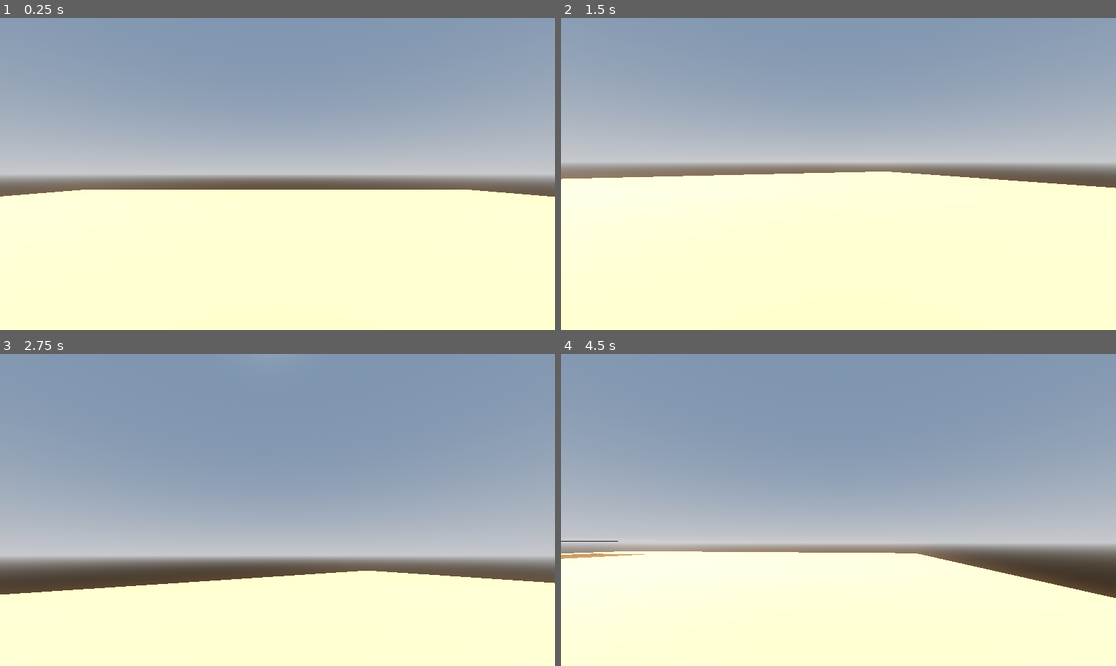
Above: before the commit, frames 1-4 (two rows, left to right).
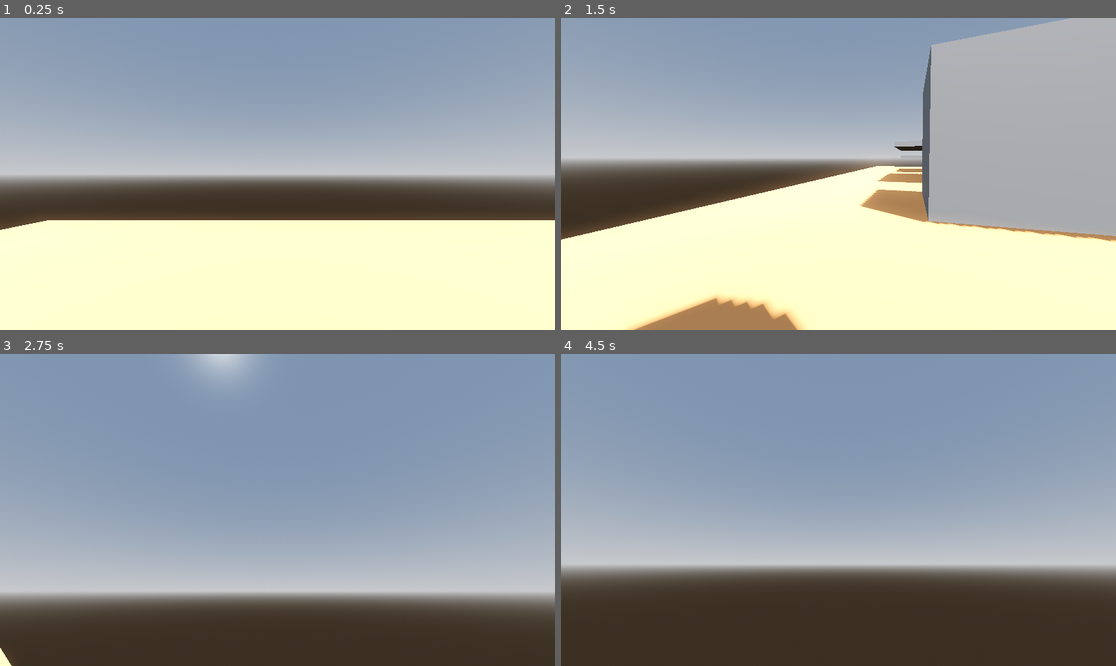
Above: after the commit, the same moments.

Repository: lungcollapser/record
Game: Godot game, scene res://scenes/world.tscn
Same seed, same stepped clock (60 frames per second), same inputs: the game is played once before the commit and once after it.
Inputs (mouse positions are in pixels of both pictures, inside the frame that each line leads up to):
- Up to frame 1 (0.25 s): no input
- Up to frame 2 (1.5 s): tap Enter (ui_accept) at 0.5, 0.77 s; move the mouse to (866, 174) at 0.52 s; hold Shift (sprint, bound only after the commit) 0.53-1.28 s; hold W (forward) from 0.53 s (still down); move the mouse to (810, 174) at 1.27 s; tap Shift (sprint, bound only after the commit) at 1.35 s
- Up to frame 3 (2.75 s): keep holding W (forward); tap Enter (ui_accept) at 1.52 s; move the mouse to (288, 503) at 2.02 s; hold Shift (sprint, bound only after the commit) from 2.03 s (still down)
- Up to frame 4 (4.5 s): keep holding W (forward); move the mouse to (832, 516) at 2.77 s; release Shift (sprint, bound only after the commit) at 2.78 s; tap Shift (sprint, bound only after the commit) at 2.85, 4.35 s; tap Enter (ui_accept) at 3.02, 3.77 s; move the mouse to (877, 513) at 3.52 s; hold Shift (sprint, bound only after the commit) 3.53-4.28 s; move the mouse to (794, 506) at 4.27 s

The runs differ from the first frame. In frame 1, 10% of the frame differs, in the area x 0-100%, y 53-68%; in frame 2, 26%; in frame 3, 39%, in the area x 0-100%, y 0-100%; in frame 4, 39%.

Commit message:
sprint and walk functionality

Diff:
--- a/project.godot
+++ b/project.godot
@@ -14,6 +14,11 @@
 run/main_scene="res://scenes/world.tscn"
 config/features=PackedStringArray("4.3", "Forward Plus")
 config/icon="res://icon.svg"
+
+[display]
+
+window/size/viewport_width=1920
+window/size/viewport_height=1080
 
 [input]
 
@@ -37,3 +42,8 @@
 "events": [Object(InputEventKey,"resource_local_to_scene":false,"resource_name":"","device":-1,"window_id":0,"alt_press …(192 unchanged characters)…
 ]
 }
+sprint={
+"deadzone": 0.5,
+"events": [Object(InputEventKey,"resource_local_to_scene":false,"resource_name":"","device":-1,"window_id":0,"alt_pressed":false,"shift_pressed":false,"ctrl_pressed":false,"meta_pressed":false,"pressed":false,"keycode":0,"physical_keycode":4194325,"key_label":0,"unicode":0,"location":0,"echo":false,"script":null)
+]
+}
--- /dev/null
+++ b/scenes/dead_body.tscn
@@ -0,0 +1,21 @@
+[gd_scene load_steps=4 format=3 uid="uid://cfqnnebvepiiw"]
+
+[ext_resource type="Script" path="res://scenes/deadbody_3d.gd" id="1_mijl4"]
+
+[sub_resource type="CapsuleMesh" id="CapsuleMesh_4whc4"]
+
+[sub_resource type="CapsuleShape3D" id="CapsuleShape3D_yak6a"]
+
+[node name="deadbody" type="Node3D"]
+
+[node name="deadbody3d" type="CharacterBody3D" parent="."]
+transform = Transform3D(0.735, 0, 0, 0, 0.735, 0, 0, 0, 0.735, 0, 0, 0)
+script = ExtResource("1_mijl4")
+
+[node name="deadbodymesh" type="MeshInstance3D" parent="deadbody3d"]
+transform = Transform3D(1, 0, 0, 0, -4.37114e-08, -1, 0, 1, -4.37114e-08, 0, 0, 0)
+mesh = SubResource("CapsuleMesh_4whc4")
+
+[node name="deadbodyshape" type="CollisionShape3D" parent="deadbody3d"]
+transform = Transform3D(1, 0, 0, 0, -4.37114e-08, -1, 0, 1, -4.37114e-08, 0, 0, 0)
+shape = SubResource("CapsuleShape3D_yak6a")
--- /dev/null
+++ b/scenes/deadbody_3d.gd
@@ -0,0 +1,8 @@
+extends CharacterBody3D
+
+func _physics_process(delta: float) -> void:
+	# Add the gravity.
+	if not is_on_floor():
+		velocity += get_gravity() * delta
+
+	move_and_slide()
--- /dev/null
+++ b/scenes/player_character.tscn
@@ -0,0 +1,25 @@
+[gd_scene load_steps=4 format=3 uid="uid://c81a8r0lsdkx2"]
+
+[ext_resource type="Script" path="res://scenes/playerbody_3d.gd" id="1_4ac26"]
+
+[sub_resource type="CapsuleMesh" id="CapsuleMesh_22t87"]
+
+[sub_resource type="CapsuleShape3D" id="CapsuleShape3D_k2ria"]
+
+[node name="playernode" type="Node3D"]
+
+[node name="playerbody3d" type="CharacterBody3D" parent="."]
+script = ExtResource("1_4ac26")
+
+[node name="playermesh" type="MeshInstance3D" parent="playerbody3d"]
+transform = Transform3D(1, 0, 0, 0, 1, 0, 0, 0, 1, 0, 2.05951, 0)
+mesh = SubResource("CapsuleMesh_22t87")
+
+[node name="playershape" type="CollisionShape3D" parent="playerbody3d"]
+transform = Transform3D(1, 0, 0, 0, 1, 0, 0, 0, 1, 0, 2.05951, 0)
+shape = SubResource("CapsuleShape3D_k2ria")
+
+[node name="Head" type="Node3D" parent="playerbody3d"]
+transform = Transform3D(1, 0, 0, 0, 1, 0, 0, 0, 1, 0, 1.8199, 0)
+
+[node name="Camera3D" type="Camera3D" parent="playerbody3d/Head"]
--- a/scenes/character_body_3d.gd
+++ b/scenes/playerbody_3d.gd
@@ -1,7 +1,8 @@
 extends CharacterBody3D
 
-
-const SPEED = 5.0
+var speed = 4.5
+const WALK_SPEED = 4.5
+const SPRINT_SPEED = 30.0
 const JUMP_VELOCITY = 4.5
 const SENSITIVTY = 0.02
 
@@ -21,7 +22,7 @@
 	if event is InputEventMouseMotion:
 		head.rotate_y(-event.relative.x * SENSITIVTY)
 		camera.rotate_x(-event.relative.y * SENSITIVTY)
-		camera.rotation.x = clamp(camera.rotation.x, deg_to_rad(-40), deg_to_rad(60))
+		camera.rotation.x = clamp(camera.rotation.x, deg_to_rad(-50), deg_to_rad(60))
 
 
 
@@ -29,6 +30,11 @@
 	# Add the gravity.
 	if not is_on_floor():
 		velocity += get_gravity() * delta
+
+	if Input.is_action_pressed("sprint"):
+		speed = SPRINT_SPEED
+	else:
+		speed = speed
 
 	# Handle jump.
 	if Input.is_action_just_pressed("ui_accept") and is_on_floor():
@@ -39,8 +45,8 @@
 	var input_dir := Input.get_vector("left", "right", "forward", "backward")
 	var direction = (head.transform.basis * Vector3(input_dir.x, 0, input_dir.y)).normalized()
 	if direction:
-		velocity.x = direction.x * SPEED
-		velocity.z = direction.z * SPEED
+		velocity.x = direction.x * speed
+		velocity.z = direction.z * speed
 	else:
 		velocity.x = 0.0
 		velocity.z = 0.0
--- a/scenes/world.tscn
+++ b/scenes/world.tscn
@@ -1,6 +1,7 @@
-[gd_scene load_steps=8 format=3 uid="uid://73a8pjvvssy8"]
+[gd_scene load_steps=7 format=3 uid="uid://73a8pjvvssy8"]
 
-[ext_resource type="Script" path="res://scenes/character_body_3d.gd" id="1_078vk"]
+[ext_resource type="PackedScene" uid="uid://c81a8r0lsdkx2" path="res://scenes/player_character.tscn" id="1_aivjb"]
+[ext_resource type="PackedScene" uid="uid://cfqnnebvepiiw" path="res://scenes/dead_body.tscn" id="2_cjb3p"]
 
 [sub_resource type="ProceduralSkyMaterial" id="ProceduralSkyMaterial_mekea"]
 sky_horizon_color = Color(0.64625, 0.65575, 0.67075, 1)
@@ -18,11 +19,7 @@
 [sub_resource type="StandardMaterial3D" id="StandardMaterial3D_fiw5i"]
 albedo_color = Color(1, 0.643137, 0.364706, 1)
 
-[sub_resource type="CapsuleMesh" id="CapsuleMesh_ija0w"]
-
-[sub_resource type="CapsuleShape3D" id="CapsuleShape3D_wypw5"]
-
-[node name="World" type="Node3D"]
+[node name="world" type="Node3D"]
 
 [node name="WorldEnvironment" type="WorldEnvironment" parent="."]
 environment = SubResource("Environment_xmfbt")
@@ -36,22 +33,6 @@
 material_override = SubResource("StandardMaterial3D_fiw5i")
 use_collision = true
 size = Vector3(22.68, 0.115, 23.76)
-
-[node name="CharacterBody3D" type="CharacterBody3D" parent="."]
-script = ExtResource("1_078vk")
-
-[node name="MeshInstance3D" type="MeshInstance3D" parent="CharacterBody3D"]
-transform = Transform3D(1, 0, 0, 0, 1, 0, 0, 0, 1, 0, 2.05951, 0)
-mesh = SubResource("CapsuleMesh_ija0w")
-
-[node name="CollisionShape3D" type="CollisionShape3D" parent="CharacterBody3D"]
-transform = Transform3D(1, 0, 0, 0, 1, 0, 0, 0, 1, 0, 2.05951, 0)
-shape = SubResource("CapsuleShape3D_wypw5")
-
-[node name="Head" type="Node3D" parent="CharacterBody3D"]
-transform = Transform3D(1, 0, 0, 0, 1, 0, 0, 0, 1, 0, 1.8199, 0)
-
-[node name="Camera3D" type="Camera3D" parent="CharacterBody3D/Head"]
 
 [node name="CSGBox3D2" type="CSGBox3D" parent="."]
 transform = Transform3D(0.999624, 0.0274275, -0.000553932, -0.0274331, 0.99942, -0.0201845, 0, 0.0201921, 0.999796, 5.07856, 1.74985, 6.78358)
@@ -67,3 +48,9 @@
 transform = Transform3D(1, 0, 0, 0, 1, 0, 0, 0, 1, -5.37398, 1.48059, 6.94685)
 use_collision = true
 size = Vector3(4.04, 0.155, 4.5)
+
+[node name="playernode" parent="." instance=ExtResource("1_aivjb")]
+transform = Transform3D(1, 0, 0, 0, 1, 0, 0, 0, 1, -3.80901, 0.607452, -5.12276)
+
+[node name="deadbody" parent="." instance=ExtResource("2_cjb3p")]
+transform = Transform3D(1, 0, 0, 0, 1, 0, 0, 0, 1, 5.89709, 3.18732, -2.18354)
